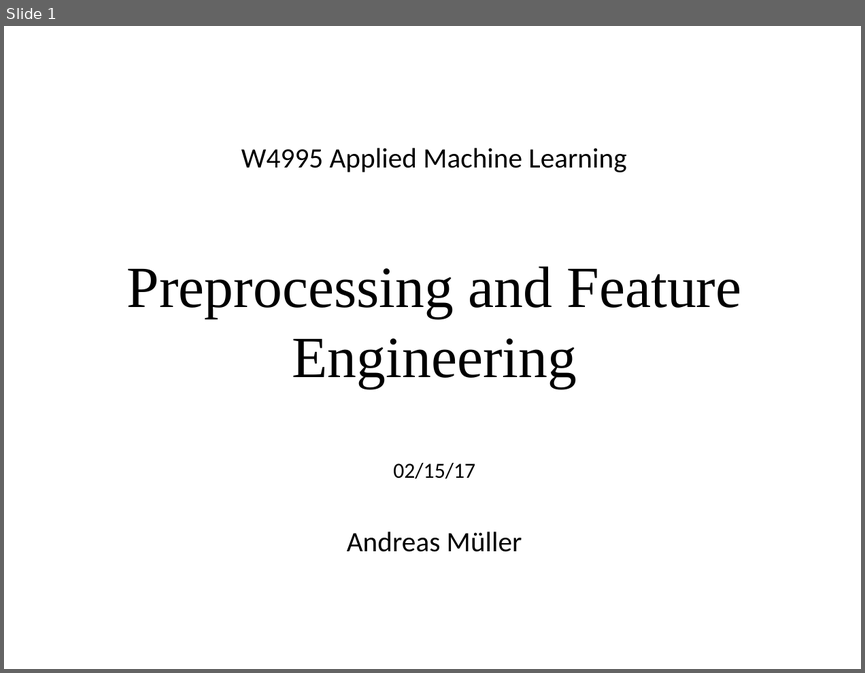
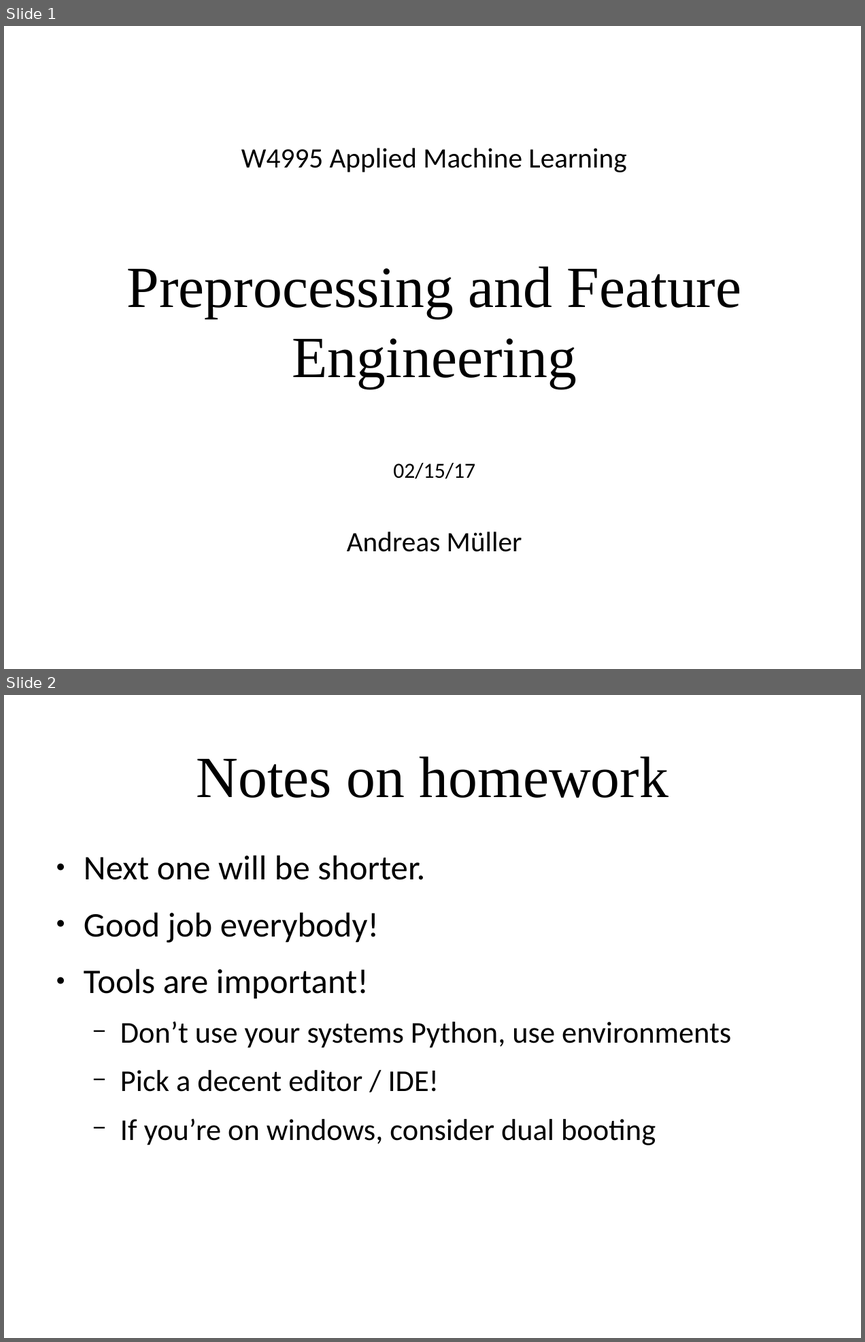
Before and after one commit to amueller/applied_ml_spring_2017, a slide deck: slides/aml-07-020817.odp. Shown one above the other, each under a label of ours: slide 1 before the commit, slides 1 and 2 after it. The pictures are 865x673 and 865x1342 pixels, drawn with LibreOffice and Linux fonts; fonts in the diff are those of the drawing. Boxes give left, top, right and bottom in pixels: in the first picture for what was removed or moved away, otherwise in the second. Text is boxed around its words. In the diff, an @@ line names an element or a change of style, - is before the commit and + after.

```diff
--- a/slides/aml-07-020817.odp
+++ b/slides/aml-07-020817.odp
@@ slide 2 added at <box>4,695,861,1338</box>, background #FFFFFF @@
@@ title added at <box>196,756,668,798</box>, 54 pt, text #000000 @@
+Notes on homework
@@ text added at <box>84,855,731,1145</box>, 28 pt, text #000000 @@
+● Next one will be shorter.
+● Good job everybody!
+● Tools are important!
+  − Don’t use your systems Python, use environments
+  − Pick a decent editor / IDE!
+  − If you’re on windows, consider dual booting
```
Also in this commit, not shown: 1 slide changed, 22 other slides added, 5 slides removed, 1 other file.
